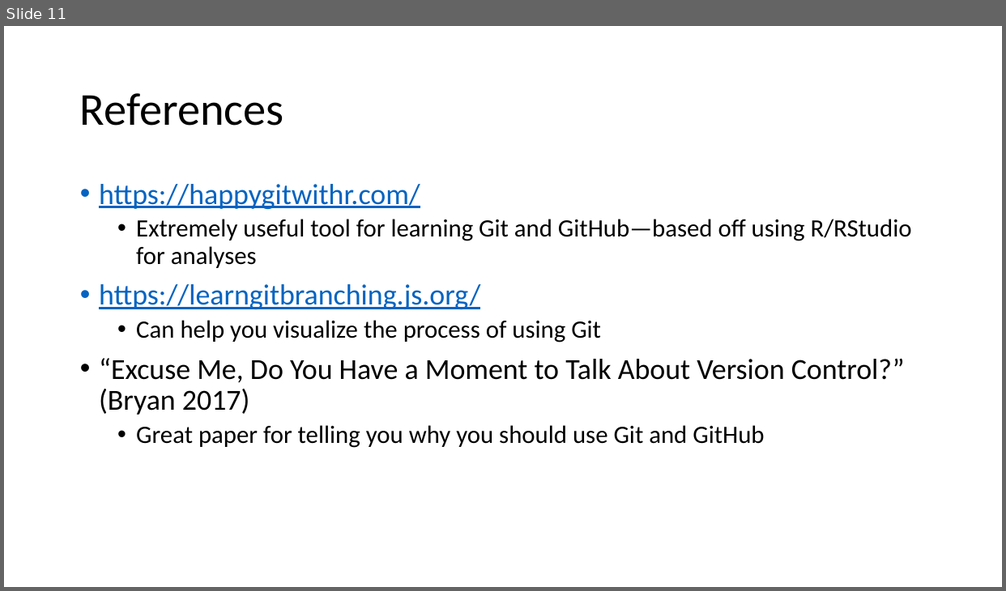
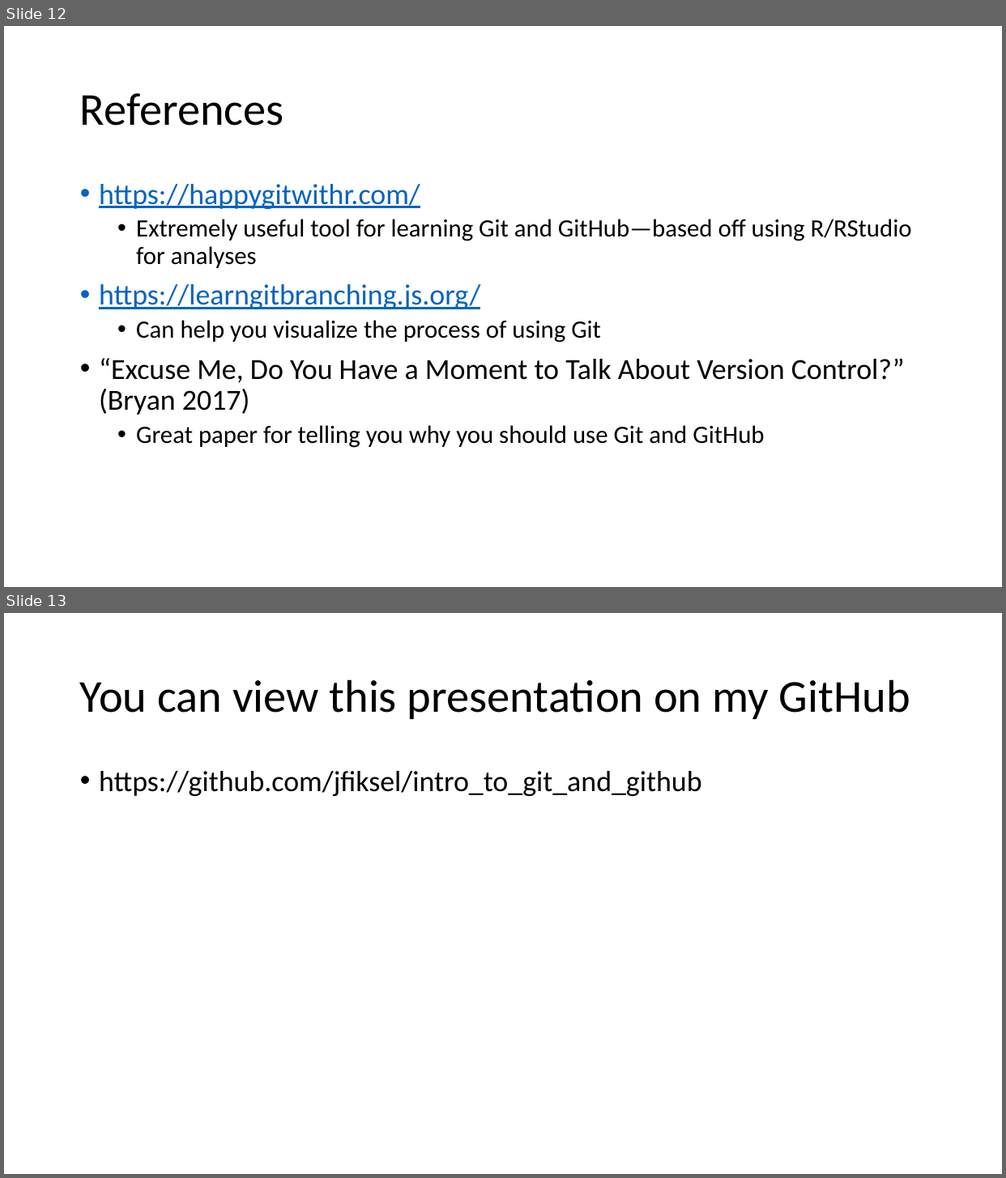
Before and after one commit to jfiksel/intro_to_git_and_github, a slide deck: intro_to_git_github.pptx. Shown one above the other, each under a label of ours: slide 11 before the commit, slides 12 and 13 after it. The pictures are 1006x591 and 1006x1178 pixels, drawn with LibreOffice and Linux fonts; fonts in the diff are those of the drawing. Boxes give left, top, right and bottom in pixels: in the first picture for what was removed or moved away, otherwise in the second. Text is boxed around its words. In the diff, an @@ line names an element or a change of style, - is before the commit and + after.

```diff
--- a/intro_to_git_github.pptx
+++ b/intro_to_git_github.pptx
@@ slide 13 added at (x1=4, y1=613, x2=1002, y2=1174), background #FFFFFF @@
@@ title added at (x1=80, y1=679, x2=910, y2=719), 44 pt, text #000000 @@
+You can view this presentation on my GitHub
@@ text added at (x1=99, y1=771, x2=702, y2=796), 28 pt, text #000000 @@
+• https://github.com/jfiksel/intro_to_git_and_github
@@ what was slide 11 is now slide 12 @@
```
Also in this commit, not shown: 1 slide changed, 1 other slide added, 2 other files.
